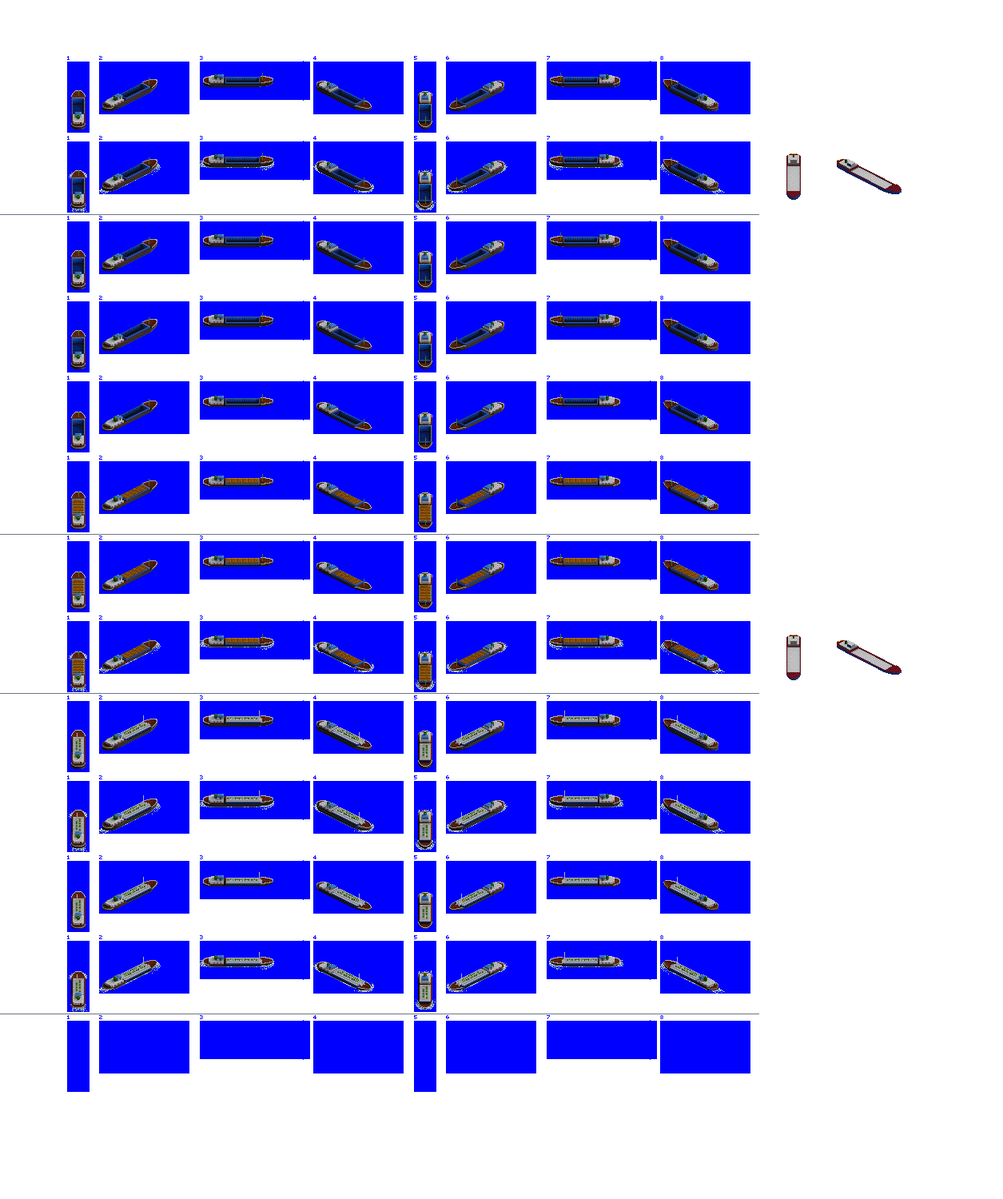
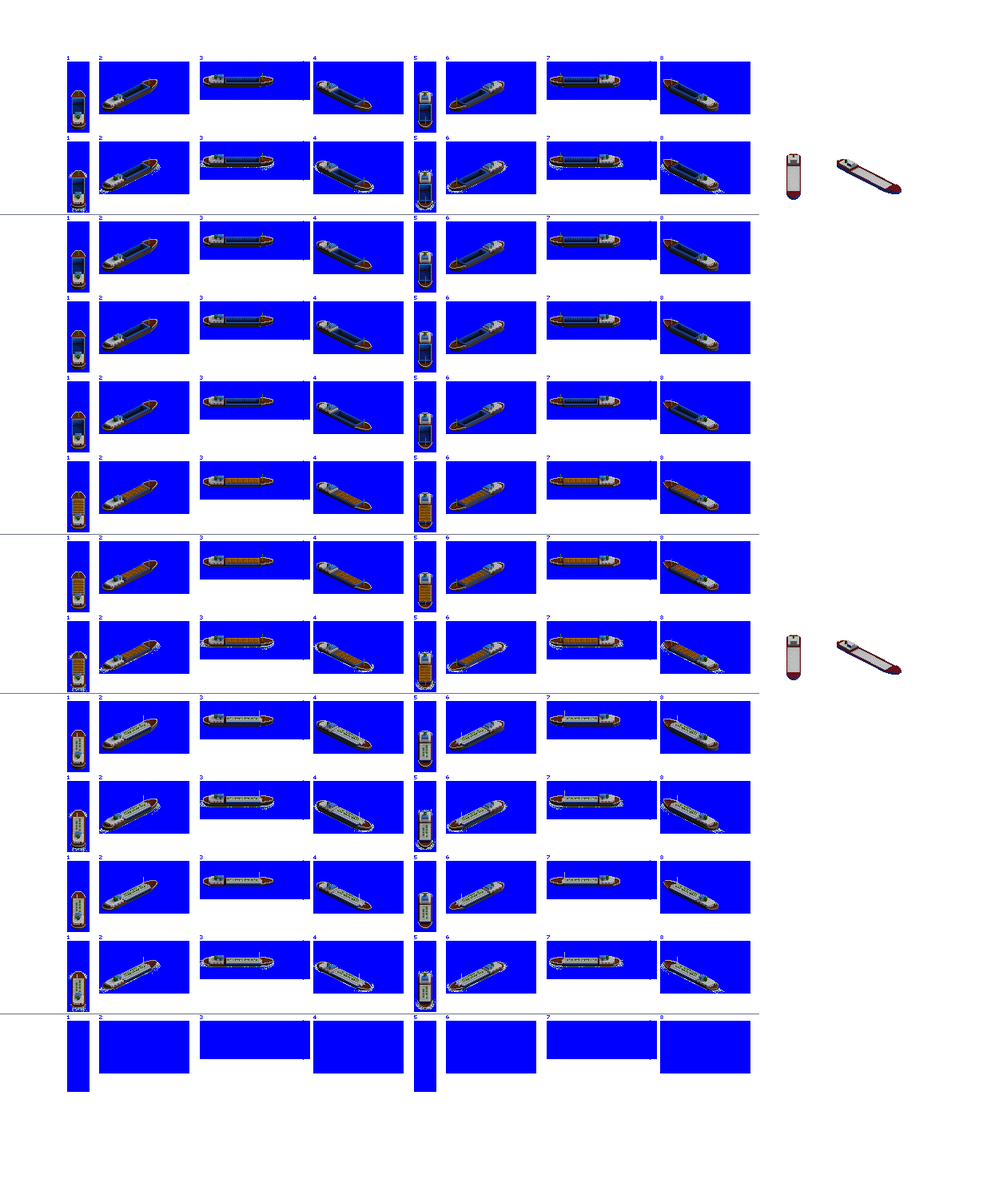
Layers edited between the first and the second 1003 x 1199 image:
painted on "Small River Boat" over [225, 717, 227, 965]
